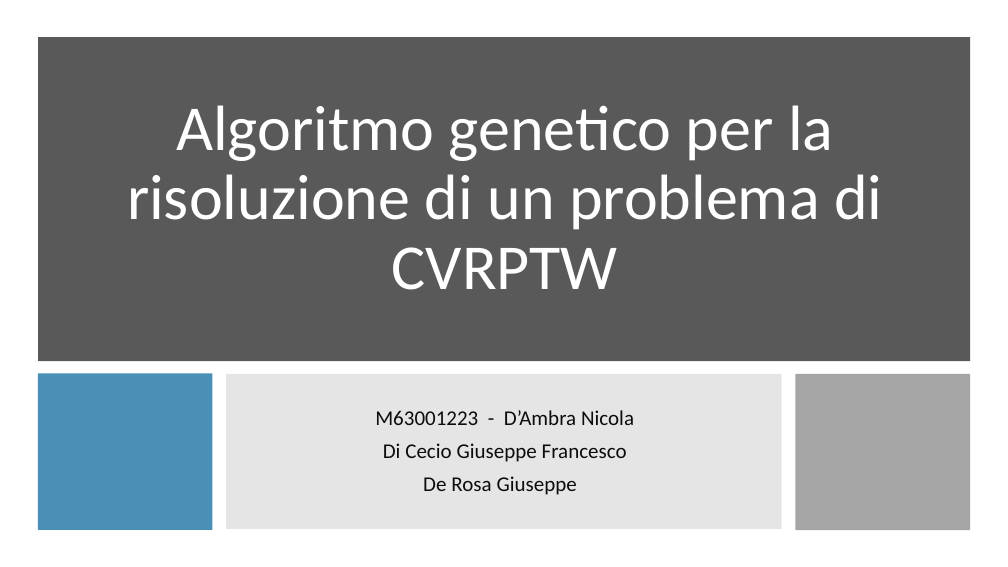
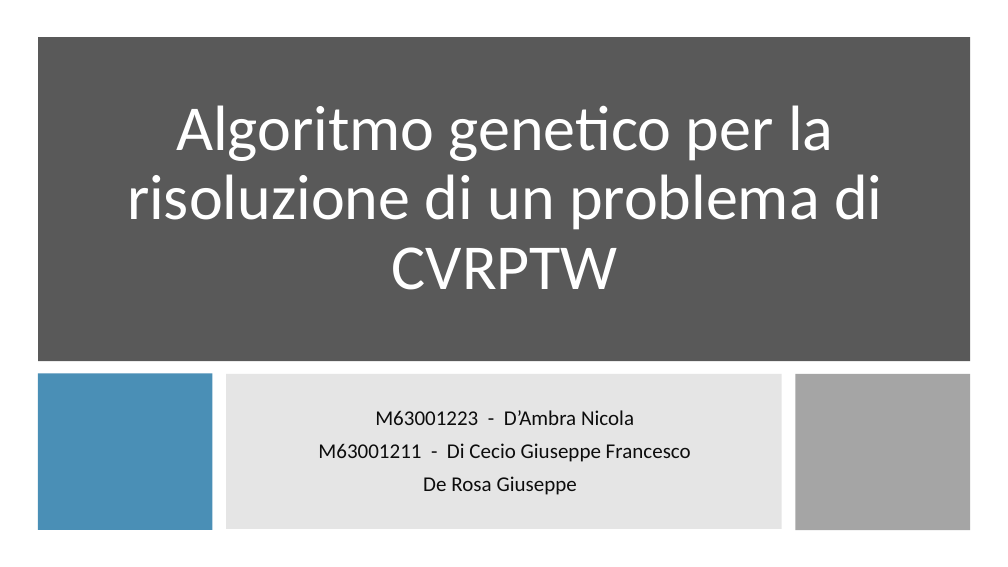
Before and after one commit to gdr-98/Greedy-heuristics-and-genetic-algorithm-for-a-CVRPTW-problem-resolution-, a slide deck: slide 1 of Elaborato.pptx. Drawn at 1008x567 pixels with LibreOffice and Linux fonts; fonts in the diff are those of the drawing. Boxes give left, top, right and bottom in pixels: in the first picture for what was removed or moved away, otherwise in the second. Text is boxed around its words. In the diff, an @@ line names an element or a change of style, - is before the commit and + after.

```diff
--- a/Elaborato.pptx
+++ b/Elaborato.pptx
@@ subtitle at bbox=[318, 443, 691, 462]: text changed @@
-Di Cecio Giuseppe Francesco
+M63001211 - Di Cecio Giuseppe Francesco
```
Also in this commit, not shown: 8 other slides changed, 5 slides added.
